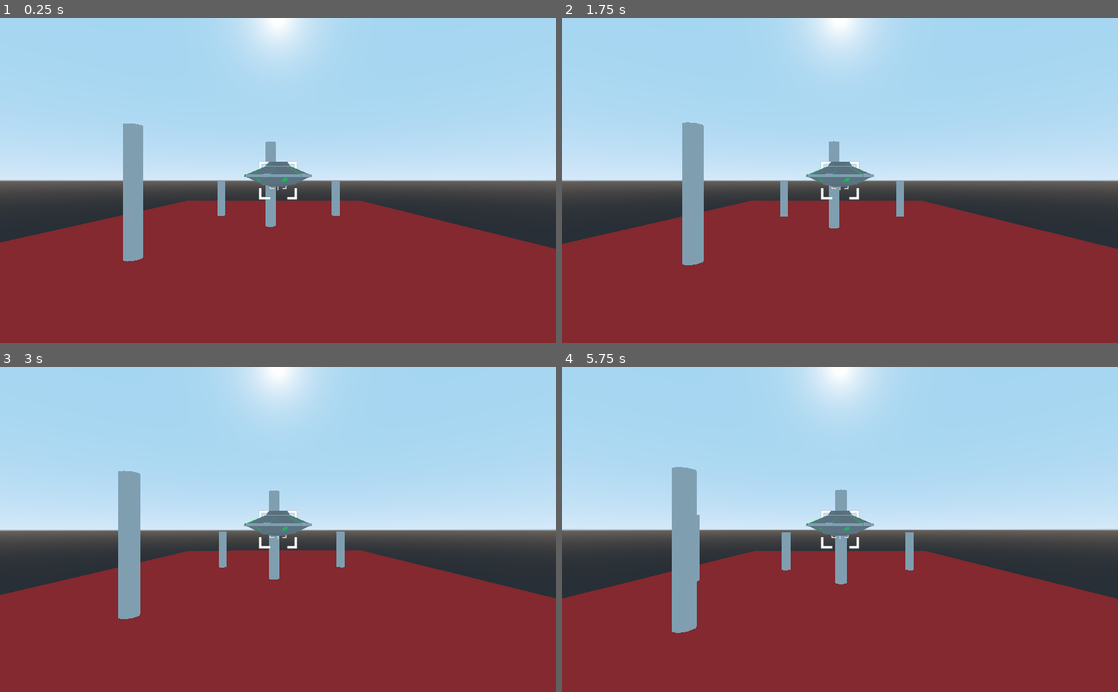
Above: before the commit, frames 1-4 (two rows, left to right).
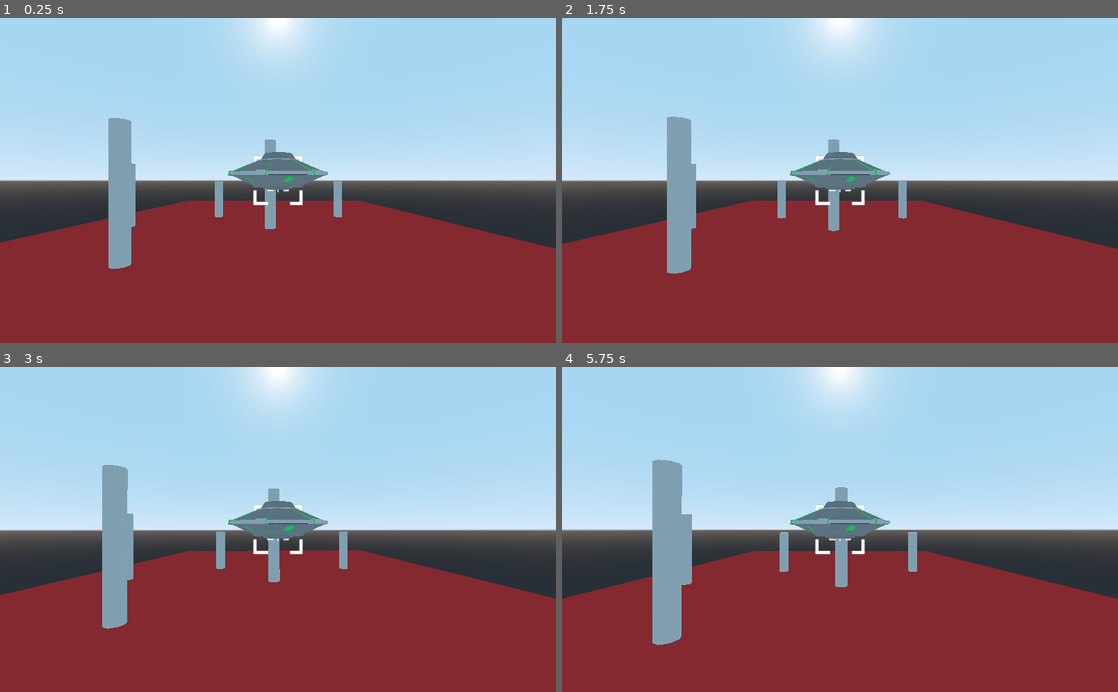
Above: after the commit, the same moments.

Repository: CharlExMachina/invaders-from-within
Game: Godot game, scene res://src/screens/levels/base/BaseLevel.tscn
Two runs of this game, one before a commit and one after it. Both use one fixed random seed, a clock stepped at 60 frames per second and the inputs below.
Inputs:
- Up to frame 1 (0.25 s): no input
- Up to frame 2 (1.75 s): tap Enter at 1.25 s
- Up to frame 3 (3 s): tap Space at 2.75 s
- Up to frame 4 (5.75 s): no input

The runs differ from the first frame. In frame 1, 3.4% of the frame differs, in the area x 19-95%, y 30-78%; in frame 2, 3.5%; in frame 3, 3.7%; in frame 4, 4.5%, in the area x 5-89%, y 28-86%.

Commit message:
Player control improvements

Diff:
--- a/Invaders from Within/src/entities/player/base/BasePlayer.tscn
+++ b/Invaders from Within/src/entities/player/base/BasePlayer.tscn
@@ -13,8 +13,8 @@
 
 [node name="ControllableShip" type="KinematicBody" parent="."]
 script = ExtResource( 2 )
-movement_speed = 10.0
-movement_limits_unsigned = Vector2( 6.487, 3.71 )
+movement_speed = 13.0
+movement_limits_unsigned = Vector2( 3.97, 2.75 )
 
 [node name="SpringArm" type="SpringArm" parent="ControllableShip"]
 spring_length = -5.0
@@ -35,3 +35,5 @@
 texture = ExtResource( 6 )
 
 [node name="Ufo" parent="ControllableShip" instance=ExtResource( 1 )]
+
+[node name="Tween" type="Tween" parent="."]
--- a/Invaders from Within/src/entities/player/base/ControllableShip.gd
+++ b/Invaders from Within/src/entities/player/base/ControllableShip.gd
@@ -6,6 +6,7 @@
 var bullet_cage = preload("res://src/entities/ammo/bullet_cage/BulletCage.tscn")
 
 var _velocity := Vector3.ZERO
+var _target_rotation := Vector3.ZERO
 
 func _process(delta: float) -> void:
 	_handle_movement()
@@ -31,4 +32,16 @@
 	var y_axis_input =\
 			 Input.get_action_strength("move_up") - Input.get_action_strength("move_down")
 
-	_velocity = Vector3(x_axis_input, y_axis_input, 0.0) * movement_speed * get_process_delta_time()
+#	var tween = create_tween()
+	var target_rotation_x = 65.0 * y_axis_input
+	var target_rotation_y = 65.0 * x_axis_input
+	_target_rotation = Vector3(target_rotation_x, -target_rotation_y, 0.0)
+	get_parent().get_node("Tween").interpolate_property(self, "rotation_degrees", rotation_degrees, _target_rotation, 0.5)
+	get_parent().get_node("Tween").start()
+#	var new_rot = tween.interpolate_value(rotation_degrees, Vector3(target_rotation_x, target_rotation_y, 0.0), 0, 1.0, Tween.TRANS_CIRC, Tween.EASE_IN)
+
+#	var clamped_x_movement = clamp(new_rot.x, -35.0, 35.0)
+#	var clamped_y_movement = clamp(new_rot.y, -35.0, 35.0)
+#	rotation_degrees = new_rot
+
+	_velocity = Vector3(x_axis_input, y_axis_input, 5) * movement_speed * get_process_delta_time()
--- a/Invaders from Within/src/screens/levels/base/BaseLevel.tscn
+++ b/Invaders from Within/src/screens/levels/base/BaseLevel.tscn
@@ -81,7 +81,7 @@
 [node name="SpringArm" type="SpringArm" parent="LevelRails/Player"]
 transform = Transform( 1, 0, 0, 0, 1, 0, 0, 0, 1, -2.38419e-07, 1.90735e-06, -2.38419e-07 )
 shape = SubResource( 3 )
-spring_length = 6.886
+spring_length = 4.729
 
 [node name="Camera" type="Camera" parent="LevelRails/Player/SpringArm"]
 transform = Transform( 1, -1.11759e-08, -5.96046e-08, 0, 1, -2.98023e-07, 2.98023e-08, 7.45058e-09, 1, 0, 0, 0 )
